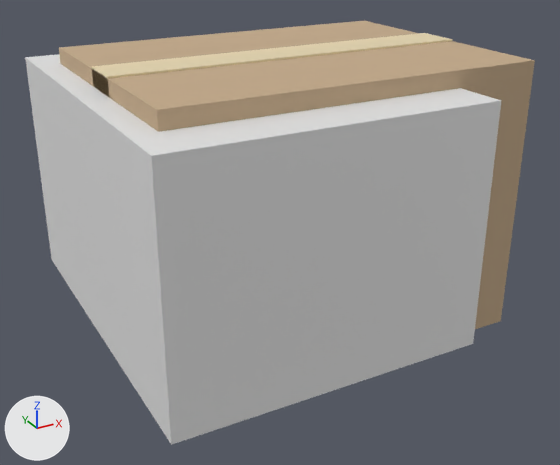
The glTF model Assets/_Project/Art/Models/Environment/Cardboard.glb: old version first, new version second.
The view is the same before and after, from a camera (50 mm lens) standing at (-0.401, -0.713, 0.455) and looking at (-0.019, -0.018, 0.108). The axes (+X, +Y, +Z) are drawn at lower left. The lights are the same throughout. The older version comes first.

Objects in the first picture: 'CardboardBox', 'MW_Cutter', 'TapeMain' and 1 more.
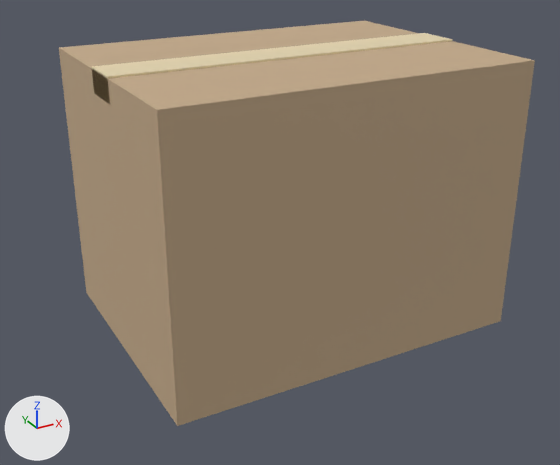
Commit message: 背景モデル 5 つに残っていた、くり抜き用の箱 MW_Cutter を取り除く

Changed parts and their boxes (x1, y1, x2, y2) in the pictures (560 x 465 px):
'MW_Cutter', deleted
    before: (25, 54, 501, 445)
'CardboardBox', unchanged, uncovered by the edit
    before: (59, 21, 535, 329)
    after: (59, 21, 535, 426)

The change, as a list of edits to the scene's bpy script:
```text
Remove ob_mw_cutter:
    ob_mw_cutter = bpy.data.objects.new('MW_Cutter', me_cube_035)
    ob_mw_cutter.location = (0.0, 0.0, 0.0)
```
